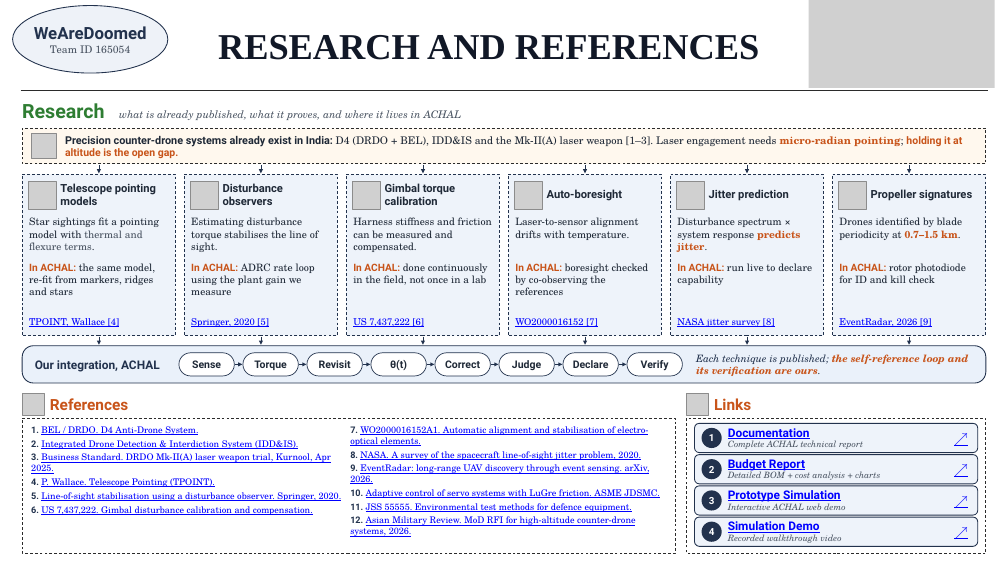
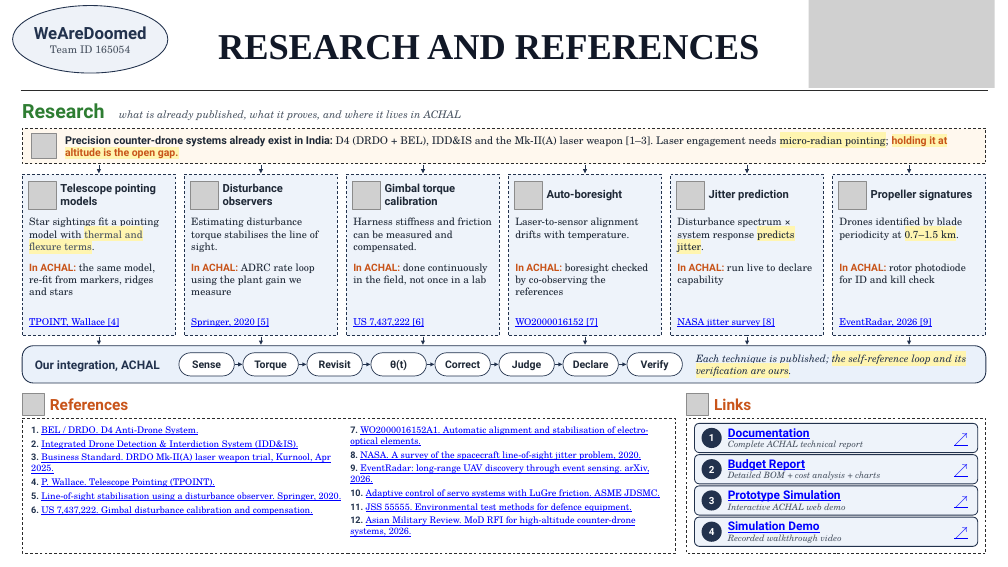
Before and after one commit to Lakshya0104/Garuda, a slide deck: slide 6 of WeAreDoomed_SIH26050_ACHAL_v3.pptx. Drawn at 1008x567 pixels with LibreOffice and Linux fonts; fonts in the diff are those of the drawing; grey boxes stand for pictures. Boxes give left, top, right and bottom in pixels: in the first picture for what was removed or moved away, otherwise in the second. Text is boxed around its words. In the diff, an @@ line names an element or a change of style, - is before the commit and + after.

```diff
--- a/WeAreDoomed_SIH26050_ACHAL_v3.pptx
+++ b/WeAreDoomed_SIH26050_ACHAL_v3.pptx
@@ text "Precision counter-drone systems already exist ..." at (65,133,947,160): text colour #C8541A to #1F2937, bold off in "micro-radian pointing;"; highlight none to #FFF5B0 in "micro-radian pointing; holding it at altitude is ..." @@
@@ text "Star sightings fit a pointing ..." at (29,215,159,254): highlight none to #FFF5B0 in "thermal and flexure terms." @@
@@ text "Disturbance spectrum × system response ..." at (677,217,795,254): text colour #C8541A to #1F2937, highlight none to #FFF5B0, bold off in "predicts jitter." @@
@@ text "Drones identified by blade periodicity ..." at (839,217,962,242): text colour #C8541A to #1F2937, highlight none to #FFF5B0, bold off in "0.7–1.5 km." @@
@@ text "Each technique is published; the ..." at (696,354,966,378): text colour #C8541A to #22324D, highlight none to #FFF5B0, bold off in "the self-reference loop and its verification are ..." @@
```
Also in this commit, not shown: 4 other slides changed.
